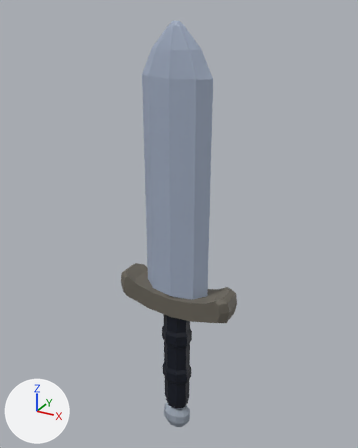
What one commit did to the Blender file blender/finished/BE_PowerMesh_HeldSword.blend.
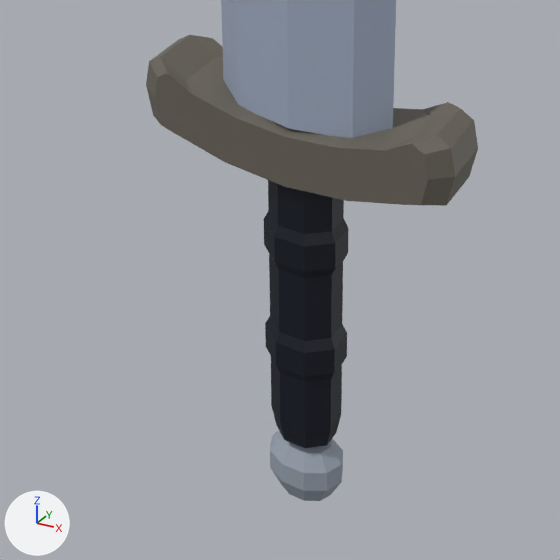
Each version appears first whole from a 50 mm lens placed at (3.23, -5.8, 4.81), pointed at (-0.07, 0.2, 1.81), and next in a close-up on the part from 19% to 74% of the width and 56% to 100% of the height. Arrows for +X, +Y and +Z are at lower left; the lights stay in place. The last two pictures show the newer version.

Script lines for the objects in view, before the commit:
```python
me_be_heldsword_mesh = bpy.data.meshes.new('BE_HeldSword_Mesh')
me_be_heldsword_mesh.from_pydata(...)  # 260 vertices, 224 faces; spans x -0.95..0.95, y -0.23..0.23, z -1.95..4.65
me_be_heldsword_mesh.materials.append(mat_be_powermesh_heldsword_runtime)  # picture img_be_powermesh_heldsword_color
ob_be_powermesh_heldsword = bpy.data.objects.new('BE_PowerMesh_HeldSword', me_be_heldsword_mesh)
ob_be_powermesh_heldsword.location = (0.0, 0.0, 0.0)
```
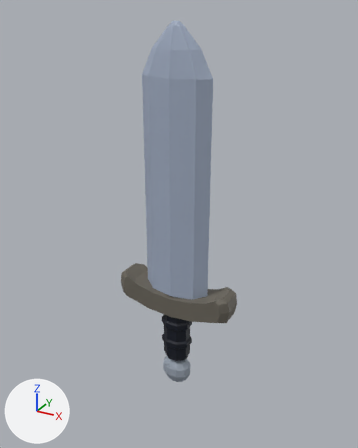
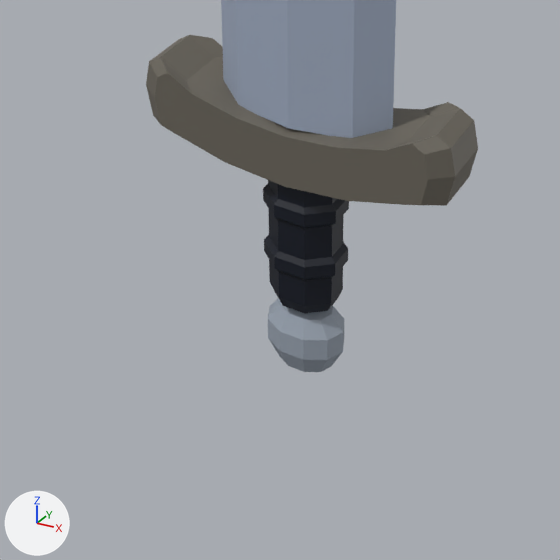
Location of each change, (x1, y1, x2, y2) in pixels of the close-ups (560 x 560 px; the box of a moved part takes in the faces that stretch with it):
'BE_PowerMesh_HeldSword', reshaped
    before: (146, 0, 478, 501)
    after: (146, 0, 478, 372)
part 1 of me_be_heldsword_mesh, moved or reshaped
    before: (264, 180, 349, 448)
    after: (263, 180, 349, 313)
part 2 of me_be_heldsword_mesh, moved or reshaped
    before: (270, 431, 343, 501)
    after: (268, 298, 344, 372)

The edits, one by one:
me_be_heldsword_mesh is used by ob_be_powermesh_heldsword; location (0.0, 0.0, 0.0).
me_be_heldsword_mesh had 260 vertices, 224 faces and spanned x -0.95..0.95, y -0.23..0.23, z -1.95..4.65.
me_be_heldsword_mesh now has 260 vertices, 224 faces and spans x -0.95..0.95, y -0.23..0.23, z -0.95..4.65.
me_be_heldsword_mesh part 1: the loose piece of 88 vertices spanning x -0.23..0.23, y -0.19..0.19, z -1.45..0.45 is scaled about its middle by (1, 1, 0.474), then moved by (0.0, 0.0, 0.5).
me_be_heldsword_mesh part 2: the loose piece of 60 vertices spanning x -0.25..0.25, y -0.17..0.17, z -1.95..-1.5 is moved by (0.0, 0.0, 1.0).
